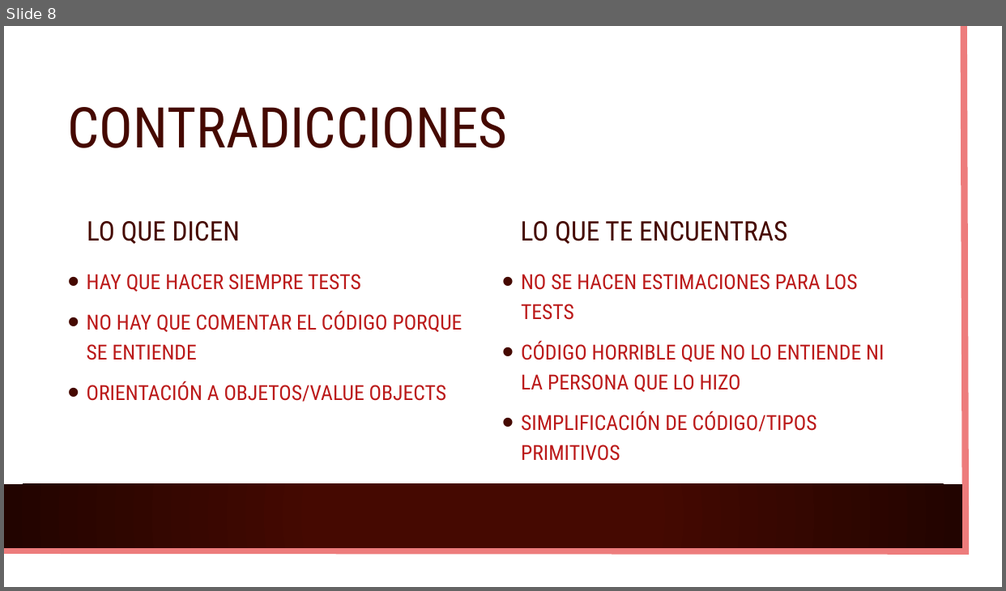
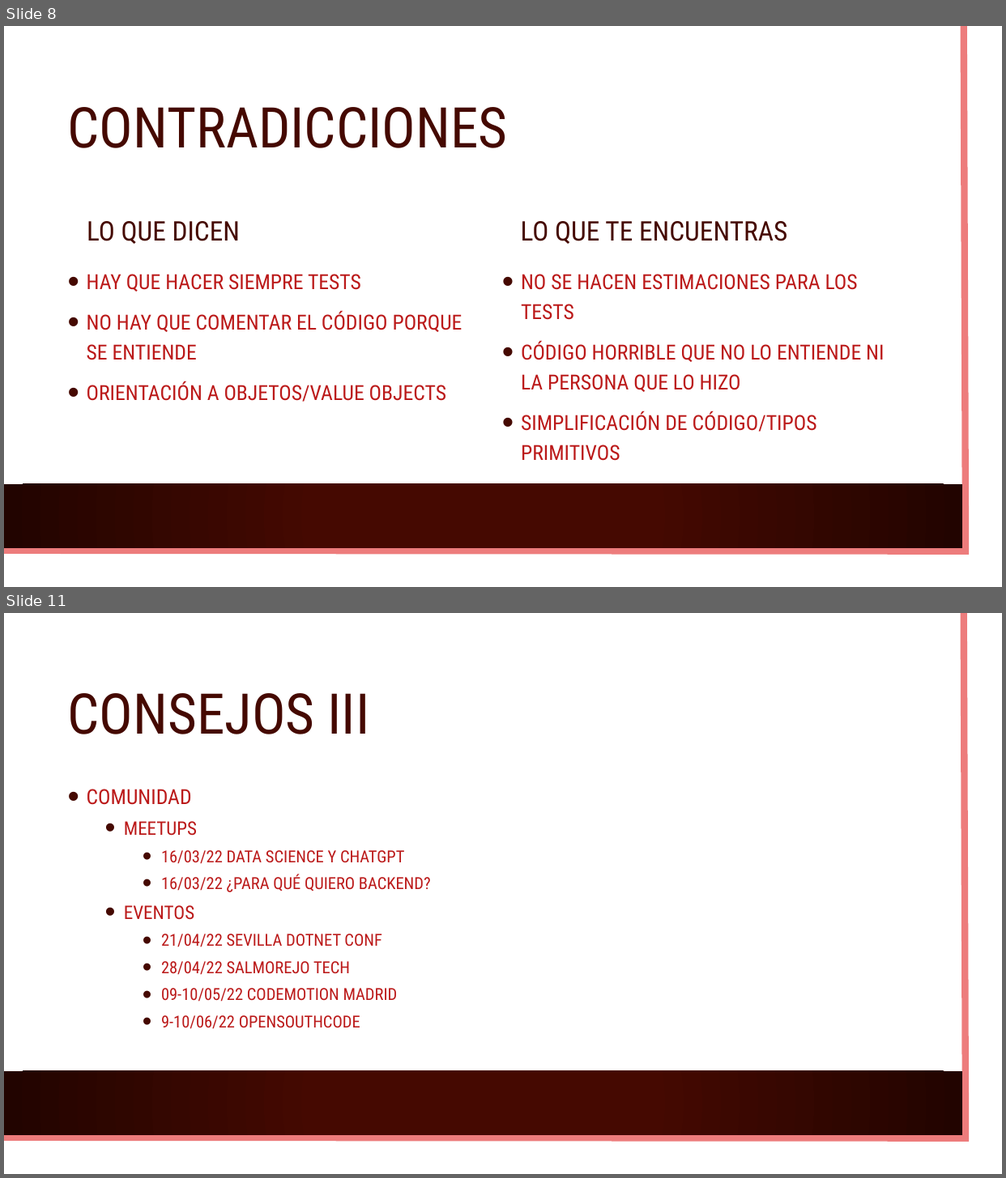
Before and after one commit to marcoablanco/Events, a slide deck: 2023-03 Mundo laboral con DotNet/Presentación.pptx. Shown one above the other, each under a label of ours: slide 8 before the commit, slides 8 and 11 after it; the slides between them are not shown. The pictures are 1006x591 and 1006x1178 pixels, drawn with LibreOffice and Linux fonts; fonts in the diff are those of the drawing; background and template pictures are left out. Boxes give left, top, right and bottom in pixels: in the first picture for what was removed or moved away, otherwise in the second. Text is boxed around its words. In the diff, an @@ line names an element or a change of style, - is before the commit and + after.

```diff
--- a/2023-03 Mundo laboral con DotNet/Presentación.pptx
+++ b/2023-03 Mundo laboral con DotNet/Presentación.pptx
@@ slide 11 added at bbox=[4, 613, 1002, 1174], background picture (left out); not listed: 3 template elements that a slide beside it also shows @@
@@ title added at bbox=[68, 693, 370, 735], 54 pt, text #450901 @@
+CONSEJOS III
@@ text added at bbox=[87, 789, 431, 1029], 16 pt, text #BB1919 @@
+• COMUNIDAD
+  • MEETUPS
+    • 16/03/22 DATA SCIENCE Y CHATGPT
+    • 16/03/22 ¿PARA QUÉ QUIERO BACKEND?
+  • EVENTOS
+    • 21/04/22 SEVILLA DOTNET CONF
+    • 28/04/22 SALMOREJO TECH
+    • 09-10/05/22 CODEMOTION MADRID
+    • 9-10/06/22 OPENSOUTHCODE
```
Also in this commit, not shown: 4 slides changed, 1 other slide added.
